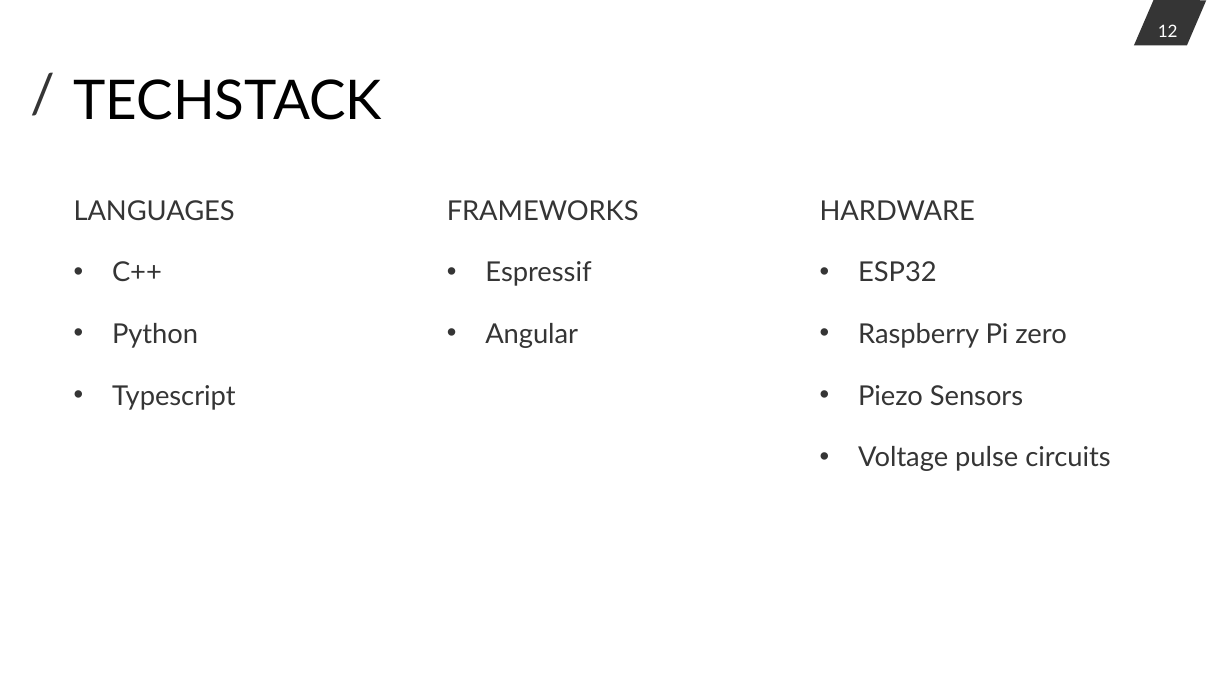
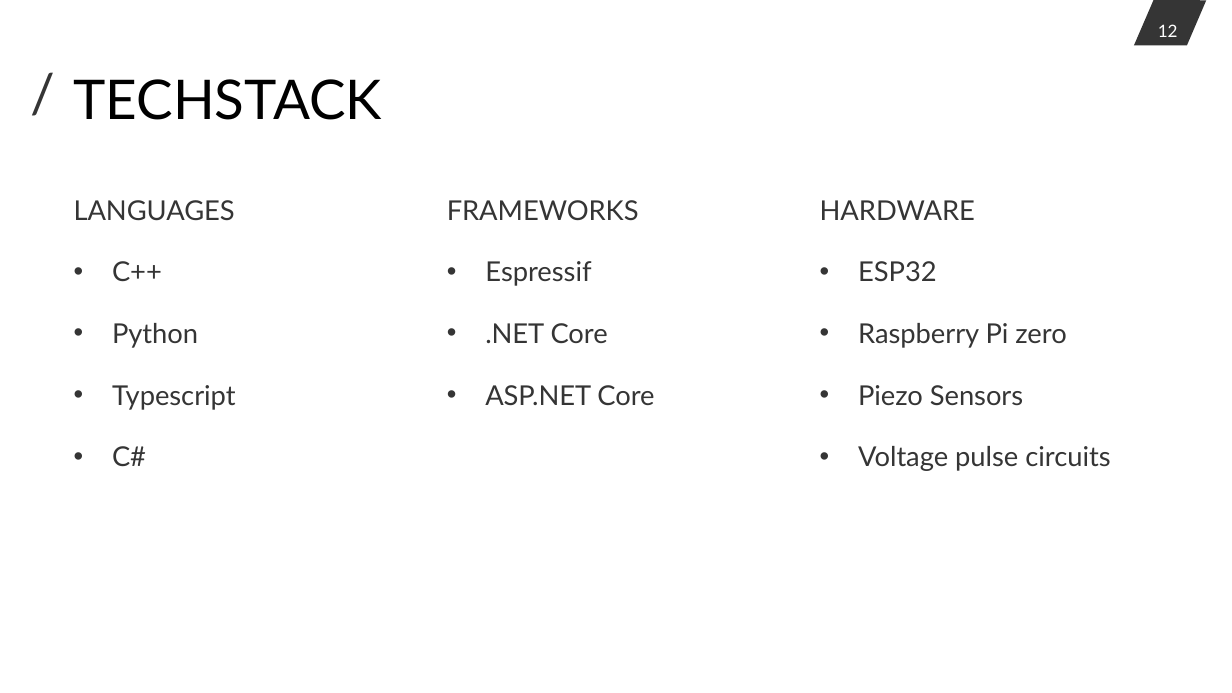
Before and after one commit to StephanStofer/hslu-iot, a slide deck: slide 12 of doc/presentation.pptx. Drawn at 1232x693 pixels with LibreOffice and Linux fonts; fonts in the diff are those of the drawing. Boxes give left, top, right and bottom in pixels: in the first picture for what was removed or moved away, otherwise in the second. Text is boxed around its words. In the diff, an @@ line names an element or a change of style, - is before the commit and + after.

```diff
--- a/doc/presentation.pptx
+++ b/doc/presentation.pptx
@@ text at box(485, 323, 654, 405): text changed @@
-• Angular
+• .NET Core
+• ASP.NET Core
@@ text at box(112, 446, 146, 466): paragraph added @@
+• C#
```
Also in this commit, not shown: 2 other slides changed.
